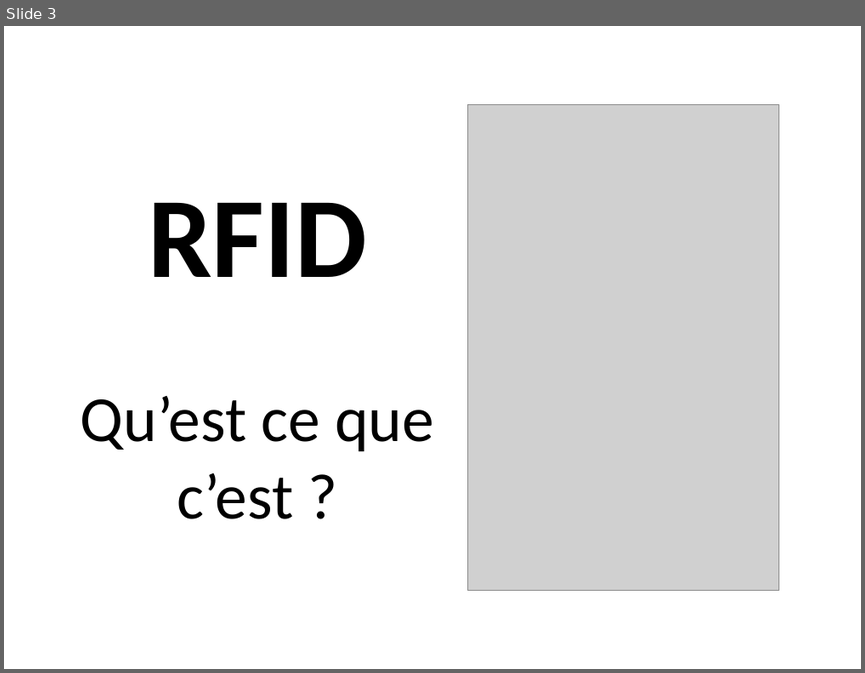
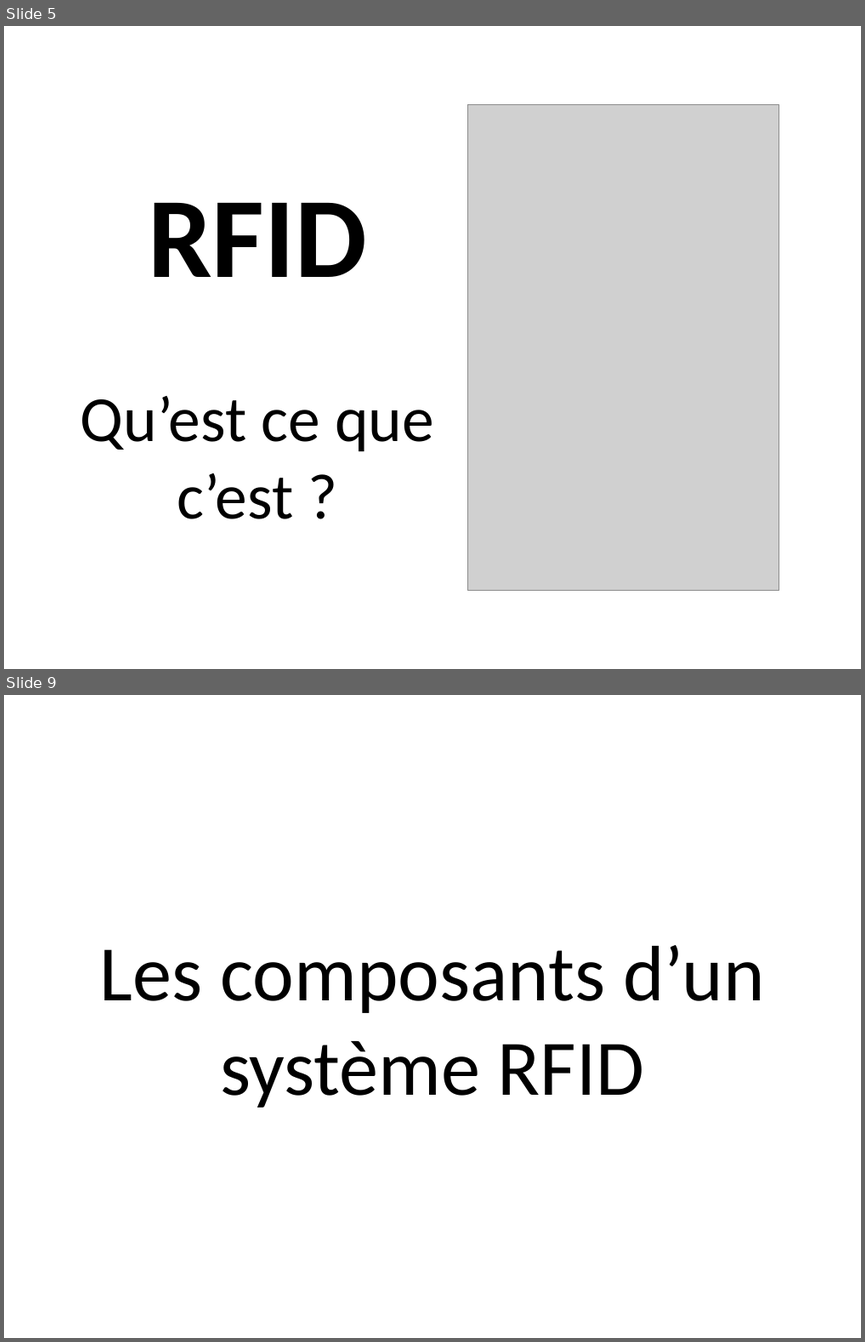
Before and after one commit to adeiry/RFID, a slide deck: RFID.pptx. Shown one above the other, each under a label of ours: slide 3 before the commit, slides 5 and 9 after it; the slides between them are not shown. The pictures are 865x673 and 865x1342 pixels, drawn with LibreOffice and Linux fonts; fonts in the diff are those of the drawing; grey boxes stand for pictures. Boxes give left, top, right and bottom in pixels: in the first picture for what was removed or moved away, otherwise in the second. Text is boxed around its words. In the diff, an @@ line names an element or a change of style, - is before the commit and + after.

```diff
--- a/RFID.pptx
+++ b/RFID.pptx
@@ slide 9 added at bbox=[4, 695, 861, 1338], background #FFFFFF @@
@@ title added at bbox=[100, 945, 765, 1107], 66 pt, text #000000 @@
+Les composants d’un système RFID
@@ what was slide 3 is now slide 5 @@
```
Also in this commit, not shown: 1 slide changed, 8 other slides added, 1 slide removed.
